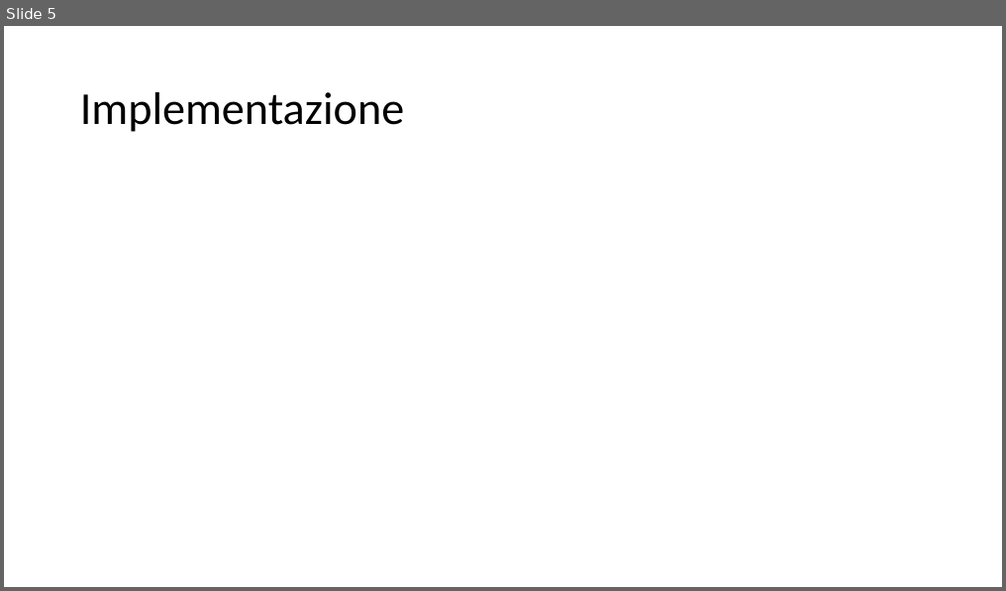
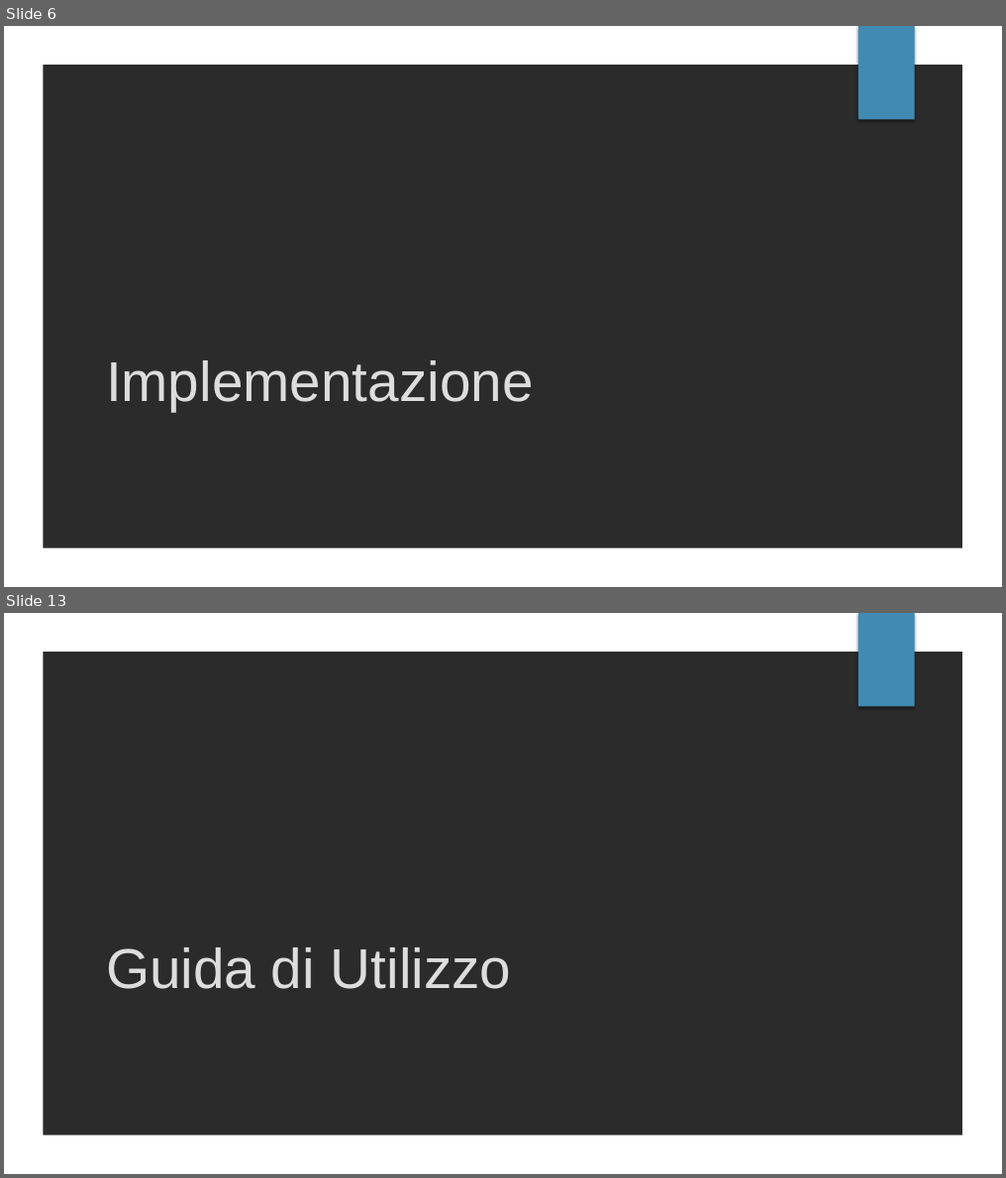
Before and after one commit to mattiaruberto/Progetto2, a slide deck: Presentazione/PROGETTO 2.pptx. Shown one above the other, each under a label of ours: slide 5 before the commit, slides 6 and 13 after it; the slides between them are not shown. The pictures are 1006x591 and 1006x1178 pixels, drawn with LibreOffice and Linux fonts; fonts in the diff are those of the drawing; background and template pictures are left out; a plain dark background stands for a picture behind light text. Boxes give left, top, right and bottom in pixels: in the first picture for what was removed or moved away, otherwise in the second. Text is boxed around its words. In the diff, an @@ line names an element or a change of style, - is before the commit and + after.

```diff
--- a/Presentazione/PROGETTO 2.pptx
+++ b/Presentazione/PROGETTO 2.pptx
@@ slide 13 added at [4,613,1002,1174], background picture (left out); not listed: 2 template elements that a slide beside it also shows @@
@@ title added at [106,948,512,989], 54 pt, text #DDDDDD @@
+Guida di Utilizzo
@@ what was slide 5 is now slide 6 @@
@@ slide 6 changed as well @@
@@ background #FFFFFF to picture (left out) @@
@@ freeform shape added at [4,26,1002,587], fill #FFFFFF @@
@@ rectangle added at [858,26,915,120], fill #418AB3 @@
@@ title "Implementazione": place and size @@
-title "Implementazione" at [80,92,404,132]
+title "Implementazione" at [106,361,534,412]
@@ title "Implementazione" at [106,361,534,412]: size 44 to 54 pt, font Calibri to Arial, text colour #000000 to #DDDDDD; line spacing 0.9 to 1; vertical alignment middle to bottom @@
```
Also in this commit, not shown: 4 other slides changed, 10 other slides added, 2 slides removed.
